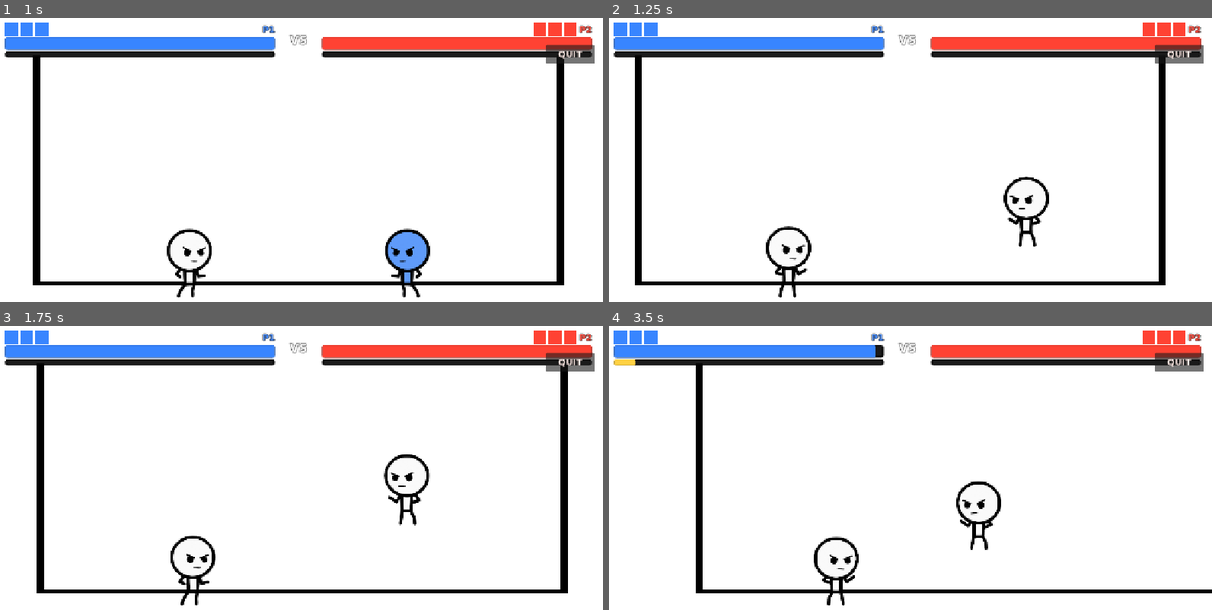
Above: before the commit, frames 1-4 (two rows, left to right).
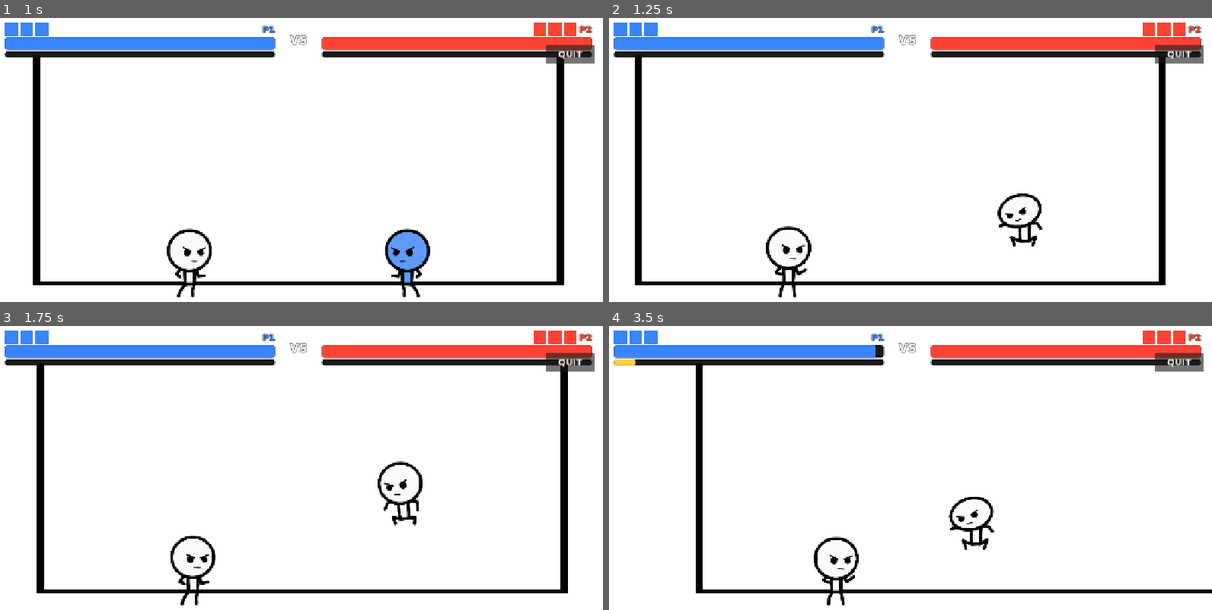
Above: after the commit, the same moments.

Repository: lukalklikadze/fighting-game
Game: Godot game, scene res://scenes/SuperFightTest.tscn
The game is run twice, just before and just after one commit, with the same random seed, the same clock (stepped at 60 frames per second) and the same inputs. This scene is started directly instead of the project's main scene.
Inputs (mouse positions are in pixels of both pictures, inside the frame that each line leads up to):
- Up to frame 1 (1 s): tap Enter (ui_accept) at 0.5, 0.77 s; move the mouse to (434, 171) at 0.52 s; hold Right (ui_right) from 0.53 s (still down); tap 1 at 0.6 s; click (434, 171) at 0.67 s; tap 2 at 0.8 s
- Up to frame 2 (1.25 s): keep holding Right (ui_right)
- Up to frame 3 (1.75 s): release Right (ui_right) at 1.25 s; drag from (174, 513) to (416, 502) at 1.27 s
- Up to frame 4 (3.5 s): move the mouse to (970, 419) at 2.02 s; hold Right (ui_right) 2.03-2.75 s; tap 3 at 2.1 s; tap Q at 2.3 s; drag from (874, 564) to (723, 445) at 2.77 s

Frame 1 is identical in both runs. In frame 2, 0.8% of the frame differs, in the area x 64-73%, y 55-81%; in frame 3, 0.8%, in the area x 62-72%, y 45-71%; in frame 4, 0.8%.

Commit message:
Wire jump + hard-hit animations for the hand-drawn fighters; add MoveTest
- player.gd: hand-drawn people now have jump (sparse pose frames) and a
  hard-hit heavy attack, mapped to their new art. Jump shows in the air
  (was overridden by idle); L is the heavy button and triple-tap L fires
  the super (unified with the placeholder fighter). Enabled jump + heavy
  for the simple moveset; still no crouch/dash/slide.
- Non-bot, non-input fighters now stand idle instead of mirroring local
  keys (proper accept_local_input gating), so a training dummy works.
- MoveTest.tscn / move_test.gd: solo bench vs a stationary dummy. Switch
  your fighter live with 1/2/3 or Q to test all three; R reset, Esc quit.

Co-Authored-By: Claude Opus 4.8 <noreply@anthropic.com>

Diff:
--- a/characters/scripts/player.gd
+++ b/characters/scripts/player.gd
@@ -16,8 +16,9 @@
 @export var opponent_path: NodePath
 ## Which sprite set / character this fighter uses. "placeholder" keeps the old
 ## stick-figure fighter with the full moveset; the hand-drawn people
-## ("english"/"georgian"/"scotish") only have walk + hand kick + leg kick, so
-## they use a simplified moveset (no jump/dash/slide/heavy/block).
+## ("english"/"georgian"/"scotish") have walk + jump + hand kick + leg kick +
+## hard hit (heavy), with triple-tap-L for the super. They still have no
+## crouch/dash/slide (no art); blocking is allowed (hold I, blue tint).
 @export var character_key := "placeholder"
 @export var bot_preferred_range := 145.0
 @export var bot_attack_range := 190.0
@@ -31,13 +32,16 @@
 const PERSON_WALK_DIR := "res://assets/walk/"
 const PERSON_HAND_DIR := "res://assets/hand kick/"
 const PERSON_LEG_DIR := "res://assets/leg kick/"
-# walk/hand/leg = frame counts; fig_h/feet = drawn-figure height and feet offset
-# below the 1000px canvas center (from frame 0) used to scale + ground the art.
+const PERSON_JUMP_DIR := "res://assets/jump/"
+const PERSON_HARD_DIR := "res://assets/hard hit/"
+# walk/hand/leg/hard = frame counts; jump = explicit (sparse) frame numbers;
+# fig_h/feet = drawn-figure height and feet offset below the 1000px canvas
+# center (from frame 0) used to scale + ground the art.
 const PERSON_TARGET_HEIGHT := 340.0
 const PERSON_SETS := {
-	"english":  {"base": "english man",  "walk": 12, "hand": 6, "leg": 8,  "fig_h": 905, "feet": 455},
-	"georgian": {"base": "georgian man", "walk": 12, "hand": 5, "leg": 10, "fig_h": 958, "feet": 466},
-	"scotish":  {"base": "scotish man",  "walk": 12, "hand": 6, "leg": 11, "fig_h": 922, "feet": 449},
+	"english":  {"base": "english man",  "walk": 12, "hand": 6, "leg": 8,  "hard": 16, "jump": [0, 6, 9],  "fig_h": 905, "feet": 455},
+	"georgian": {"base": "georgian man", "walk": 12, "hand": 5, "leg": 10, "hard": 27, "jump": [4, 14],    "fig_h": 958, "feet": 466},
+	"scotish":  {"base": "scotish man",  "walk": 12, "hand": 6, "leg": 11, "hard": 14, "jump": [0, 6, 17],  "fig_h": 922, "feet": 449},
 }
 
 const WALK_SPEED := 540.0
@@ -408,7 +412,7 @@
 
 	if bot_enabled:
 		_update_bot_ai(delta)
-	else:
+	elif _has_local_input():
 		_read_local_inputs()
 
 	_update_facing()
@@ -488,14 +492,21 @@
 	var frames := SpriteFrames.new()
 	frames.remove_animation("default")
 
+	var hard_n := int(info["hard"])
+	# Heavy ("hard hit") plays once across the heavy move's ~0.72s; jump plays
+	# its sparse pose frames over the takeoff, then holds on the way down.
+	var hard_speed := maxf(float(hard_n) / 0.72, 12.0)
+
 	_add_person_anim(frames, "walk", PERSON_WALK_DIR, base, 0, walk_n - 1, 14.0, true, false)
 	_add_person_anim(frames, "walk_back", PERSON_WALK_DIR, base, 0, walk_n - 1, 14.0, true, true)
 	_add_person_anim(frames, "arm_attack", PERSON_HAND_DIR, base, 0, hand_n - 1, 18.0, false, false)
 	_add_person_anim(frames, "leg_attack", PERSON_LEG_DIR, base, 0, leg_n - 1, 16.0, false, false)
+	_add_person_anim(frames, "heavy_attack", PERSON_HARD_DIR, base, 0, hard_n - 1, hard_speed, false, false)
+	_add_person_anim_list(frames, "jump_start", PERSON_JUMP_DIR, base, info["jump"], 10.0, false, false)
 	_add_person_anim(frames, "idle", PERSON_WALK_DIR, base, 0, 0, 6.0, true, false)
-	for still in ["slide", "dash", "jump_start", "hit", "death"]:
+	for still in ["slide", "dash", "hit", "death"]:
 		_add_person_anim(frames, still, PERSON_WALK_DIR, base, 0, 0, 6.0, false, false)
-	for kick_alias in ["heavy_attack", "full_combo", "air_attack"]:
+	for kick_alias in ["full_combo", "air_attack"]:
 		_add_person_anim(frames, kick_alias, PERSON_LEG_DIR, base, 0, leg_n - 1, 16.0, false, false)
 
 	sprite.sprite_frames = frames
@@ -517,6 +528,19 @@
 		seq = range(last, first - 1, -1)
 	for n in seq:
 		frames.add_frame(anim, load("%s%s%04d.png" % [dir, base, n]))
+
+
+# Like _add_person_anim but takes an explicit list of (possibly non-contiguous)
+# frame numbers -- the jump art only exists for a few sampled poses.
+func _add_person_anim_list(frames: SpriteFrames, anim: String, dir: String, base: String, frame_list: Array, speed: float, loops: bool, reverse: bool) -> void:
+	frames.add_animation(anim)
+	frames.set_animation_speed(anim, speed)
+	frames.set_animation_loop(anim, loops)
+	var seq := frame_list.duplicate()
+	if reverse:
+		seq.reverse()
+	for n in seq:
+		frames.add_frame(anim, load("%s%s%04d.png" % [dir, base, int(n)]))
 
 
 func _is_simple() -> bool:
@@ -604,7 +628,7 @@
 		_enter_state(FighterState.IDLE)
 		_play_anim("idle")
 	else:
-		_play_anim("idle")
+		_play_anim("jump_start")
 
 
 func _process_dash(delta: float) -> void:
@@ -1532,26 +1556,22 @@
 		_move_dir -= 1
 	if Input.is_physical_key_pressed(KEY_D):
 		_move_dir += 1
-	# People (english/georgian/scotish) only walk + hand kick (J) + leg kick (K):
-	# no jump, crouch or heavy until those animations exist. Blocking IS allowed
-	# (hold I) — it shows as a blue tint rather than a dedicated block pose.
+	# People (english/georgian/scotish) walk + jump (W) + hand kick (J) +
+	# leg kick (K) + hard hit / heavy (L), and triple-tap L fires the super.
+	# They still have no crouch/dash/slide (no art); blocking IS allowed (hold I).
 	var simple := _is_simple()
 	_down_held = Input.is_physical_key_pressed(KEY_S) and not simple
 	if not _down_held:
 		_slide_lockout = false
 	_guard_held = Input.is_physical_key_pressed(GUARD_KEY)
-	_jump_pressed = _consume_just_pressed(KEY_W) and not simple
+	_jump_pressed = _consume_just_pressed(KEY_W)
 	_attack_requests.clear()
 	_special_requested = false
 
 	var light_pressed := _consume_just_pressed(KEY_J)
 	var medium_pressed := _consume_just_pressed(KEY_K)
 	var l_pressed := _consume_just_pressed(KEY_L)
-	var heavy_pressed := l_pressed and not simple
-	# The hand-drawn people have no heavy attack, so L is their dedicated
-	# SUPERPOWER button: a single press fires the special when it's charged.
-	if simple and l_pressed and is_special_ready():
-		_special_requested = true
+	var heavy_pressed := l_pressed
 	if light_pressed:
 		_record_combo_input("light")
 	if medium_pressed:
--- /dev/null
+++ b/scenes/MoveTest.tscn
@@ -0,0 +1,66 @@
+[gd_scene load_steps=8 format=3 uid="uid://b2movetest0001"]
+
+[ext_resource type="Script" path="res://scenes/scripts/move_test.gd" id="1_move"]
+[ext_resource type="PackedScene" path="res://characters/scenes/Player.tscn" id="2_player"]
+[ext_resource type="Script" path="res://scenes/scripts/arena_background.gd" id="3_bg"]
+
+[sub_resource type="RectangleShape2D" id="RectangleShape2D_ground"]
+size = Vector2(2000, 60)
+
+[sub_resource type="RectangleShape2D" id="RectangleShape2D_wall"]
+size = Vector2(60, 620)
+
+[sub_resource type="WorldBoundaryShape2D" id="WorldBoundaryShape2D_ceiling"]
+normal = Vector2(0, 1)
+distance = -300.0
+
+[node name="MoveTest" type="Node2D"]
+script = ExtResource("1_move")
+
+[node name="ArenaBackground" type="Node2D" parent="."]
+z_index = -5
+script = ExtResource("3_bg")
+
+[node name="ArenaVisuals" type="Node2D" parent="."]
+
+[node name="GroundVisual" type="Polygon2D" parent="ArenaVisuals"]
+color = Color(0, 0, 0, 1)
+polygon = PackedVector2Array(-1000, 232, 1000, 232, 1000, 240, -1000, 240)
+
+[node name="LeftWallVisual" type="Polygon2D" parent="ArenaVisuals"]
+color = Color(0, 0, 0, 1)
+polygon = PackedVector2Array(-916, -320, -900, -320, -900, 240, -916, 240)
+
+[node name="RightWallVisual" type="Polygon2D" parent="ArenaVisuals"]
+color = Color(0, 0, 0, 1)
+polygon = PackedVector2Array(900, -320, 916, -320, 916, 240, 900, 240)
+
+[node name="WorldCollision" type="StaticBody2D" parent="."]
+
+[node name="GroundCollision" type="CollisionShape2D" parent="WorldCollision"]
+position = Vector2(0, 262)
+shape = SubResource("RectangleShape2D_ground")
+
+[node name="LeftWallCollision" type="CollisionShape2D" parent="WorldCollision"]
+position = Vector2(-930, -50)
+shape = SubResource("RectangleShape2D_wall")
+
+[node name="RightWallCollision" type="CollisionShape2D" parent="WorldCollision"]
+position = Vector2(930, -50)
+shape = SubResource("RectangleShape2D_wall")
+
+[node name="CeilingCollision" type="CollisionShape2D" parent="WorldCollision"]
+shape = SubResource("WorldBoundaryShape2D_ceiling")
+
+[node name="Players" type="Node2D" parent="."]
+
+[node name="PlayerOne" parent="Players" instance=ExtResource("2_player")]
+position = Vector2(-260, 232)
+character_key = "english"
+
+[node name="PlayerTwo" parent="Players" instance=ExtResource("2_player")]
+position = Vector2(340, 232)
+character_key = "english"
+
+[node name="Camera2D" type="Camera2D" parent="."]
+position = Vector2(0, 10)
--- /dev/null
+++ b/scenes/scripts/move_test.gd
@@ -0,0 +1,141 @@
+extends Node2D
+## Move / animation test bench for the hand-drawn fighters.
+##
+## You control the left fighter against a stationary dummy so you can see every
+## move and animation. Switch your character on the fly to test all three.
+##
+##   A / D  move        W  jump          J  hand kick (light)
+##   K  leg kick        L  hard hit       L L L  super
+##   I  block
+##   1 / 2 / 3  English / Georgian / Scotsman      Q  cycle character
+##   R  reset positions                            Esc  quit
+
+const P1_START := Vector2(-260, 232)
+const P2_START := Vector2(340, 232)
+const CHARS := ["english", "georgian", "scotish"]
+const CHAR_NAMES := {"english": "ENGLISHMAN", "georgian": "GEORGIAN", "scotish": "SCOTSMAN"}
+
+const CAM_VIEW_W := 1280.0
+const CAM_STAGE_HALF := 950.0
+const CAM_MARGIN := 380.0
+const CAM_MIN_ZOOM := 0.58
+const CAM_MAX_ZOOM := 0.95
+const CAM_LERP := 0.14
+const CAM_Y := 10.0
+
+@onready var p1: FightingPlayer = $Players/PlayerOne
+@onready var p2: FightingPlayer = $Players/PlayerTwo
+@onready var camera: Camera2D = $Camera2D
+
+var _p1_index := 0
+var _resetting := false
+var _char_label: Label
+
+
+func _ready() -> void:
+	DisplayServer.window_set_mode(DisplayServer.WINDOW_MODE_FULLSCREEN)
+	RenderingServer.set_default_clear_color(Color.WHITE)
+	p1.opponent_path = p1.get_path_to(p2)
+	p2.opponent_path = p2.get_path_to(p1)
+	p1.accept_local_input = true
+	p1.bot_enabled = false
+	# A stationary training dummy: no input, no AI -- it just stands and takes hits.
+	p2.accept_local_input = false
+	p2.bot_enabled = false
+	_apply_character(p2, "english")
+	p1.died.connect(_on_died)
+	p2.died.connect(_on_died)
+	_build_hud()
+	_set_p1_character(0)
+
+
+func _apply_character(player: FightingPlayer, key: String) -> void:
+	player.set_meta("character_id", key)
+	player.call("set_character", key)
+	player.call("_resolve_special_ability")
+
+
+func _set_p1_character(index: int) -> void:
+	_p1_index = (index % CHARS.size() + CHARS.size()) % CHARS.size()
+	var key: String = CHARS[_p1_index]
+	_apply_character(p1, key)
+	if _char_label != null:
+		_char_label.text = "YOU: %s    [ 1 English   2 Georgian   3 Scotsman   Q cycle ]" % CHAR_NAMES[key]
+	_reset()
+
+
+func _reset() -> void:
+	p1.reset_fighter(P1_START, true)
+	p2.reset_fighter(P2_START, true)
+	_resetting = false
+
+
+func _on_died(_pid: int) -> void:
+	# Pop both back up so practice never stops.
+	if _resetting:
+		return
+	_resetting = true
+	await get_tree().create_timer(0.8).timeout
+	_reset()
+
+
+func _process(delta: float) -> void:
+	_update_camera()
+	if Input.is_action_just_pressed("ui_cancel"):
+		get_tree().quit()
+
+
+func _unhandled_input(event: InputEvent) -> void:
+	if not (event is InputEventKey and event.pressed and not event.echo):
+		return
+	match event.keycode:
+		KEY_1:
+			_set_p1_character(0)
+		KEY_2:
+			_set_p1_character(1)
+		KEY_3:
+			_set_p1_character(2)
+		KEY_Q:
+			_set_p1_character(_p1_index + 1)
+		KEY_R:
+			_reset()
+
+
+func _update_camera() -> void:
+	var p1x := p1.global_position.x
+	var p2x := p2.global_position.x
+	var sep := absf(p2x - p1x)
+	var target_zoom := clampf(CAM_VIEW_W / (sep + CAM_MARGIN), CAM_MIN_ZOOM, CAM_MAX_ZOOM)
+	var z := lerpf(camera.zoom.x, target_zoom, CAM_LERP)
+	camera.zoom = Vector2(z, z)
+	var half_view := (CAM_VIEW_W / z) * 0.5
+	var center_x := (p1x + p2x) * 0.5
+	var min_x := -CAM_STAGE_HALF + half_view
+	var max_x := CAM_STAGE_HALF - half_view
+	var target_x := clampf(center_x, min_x, max_x) if min_x <= max_x else 0.0
+	camera.global_position = Vector2(lerpf(camera.global_position.x, target_x, CAM_LERP), CAM_Y)
+
+
+func _build_hud() -> void:
+	var layer := CanvasLayer.new()
+	add_child(layer)
+
+	_char_label = _make_label(24, Color(0.05, 0.05, 0.05, 1.0))
+	_char_label.position = Vector2(40, 28)
+	_char_label.size = Vector2(1200, 32)
+	layer.add_child(_char_label)
+
+	var controls := _make_label(20, Color(0.12, 0.12, 0.12, 1.0))
+	controls.position = Vector2(40, 70)
+	controls.size = Vector2(1400, 30)
+	controls.text = "A/D move    W jump    J hand kick    K leg kick    L hard hit    L L L super    I block    R reset    Esc quit"
+	layer.add_child(controls)
+
+
+func _make_label(size: int, color: Color) -> Label:
+	var label := Label.new()
+	label.add_theme_font_size_override("font_size", size)
+	label.add_theme_color_override("font_color", color)
+	label.add_theme_color_override("font_outline_color", Color(1, 1, 1, 0.9))
+	label.add_theme_constant_override("outline_size", 6)
+	return label
Binary file added: assets/hard hit/english man0000.png
Not shown, added: assets/hard hit/english man0000.png.import
Binary file added: assets/hard hit/english man0001.png
Not shown, added: assets/hard hit/english man0001.png.import
Binary file added: assets/hard hit/english man0002.png
Not shown, added: assets/hard hit/english man0002.png.import
Binary file added: assets/hard hit/english man0003.png
Not shown, added: assets/hard hit/english man0003.png.import
Binary file added: assets/hard hit/english man0004.png
Not shown, added: assets/hard hit/english man0004.png.import
Binary file added: assets/hard hit/english man0005.png
Not shown, added: assets/hard hit/english man0005.png.import
(and 118 more such lines)
